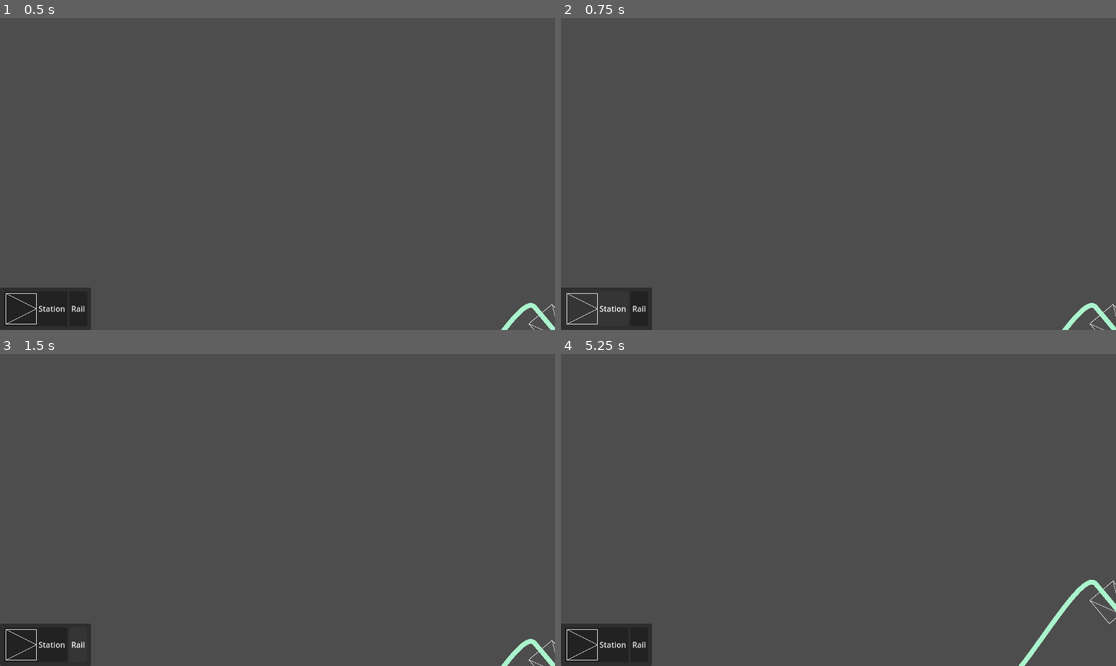
Above: before the commit, frames 1-4 (two rows, left to right).
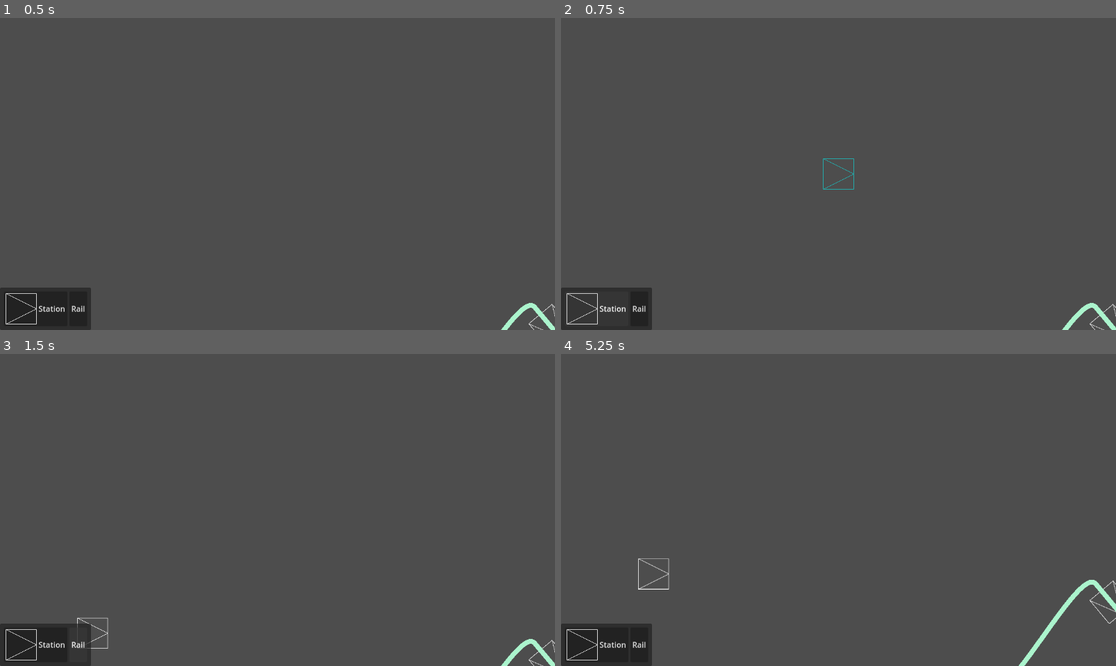
Above: after the commit, the same moments.

Repository: Vakrim/poszynach
Game: Godot game, scene res://main.tscn
The game is run twice, just before and just after one commit, with the same random seed, the same clock (stepped at 60 frames per second) and the same inputs.
Inputs (mouse positions are in pixels of both pictures, inside the frame that each line leads up to):
- Up to frame 1 (0.5 s): no input
- Up to frame 2 (0.75 s): click "Station" at 0.5 s
- Up to frame 3 (1.5 s): click "Rail" at 1.25 s
- Up to frame 4 (5.25 s): click "Station" at 2 s; click "Rail" at 2.75 s; click "Station" at 3.5 s; click "Rail" at 4.25 s; tap Enter at 5 s; move the mouse to (960, 494) at 5.02 s; hold S (camera_move_down) from 5.03 s (still down)

Frame 1 is identical in both runs. In frame 2, less than 0.1% of the frame differs, in the area x 47-53%, y 44-56%; in frame 3, less than 0.1%; in frame 4, 0.1%, in the area x 13-20%, y 65-76%.

Commit message:
station placing

Diff:
--- /dev/null
+++ b/building_input.gd
@@ -0,0 +1,62 @@
+class_name BuildingInput extends Node2D
+
+enum SelectedTool {
+  NONE,
+  STATION,
+  RAIL
+}
+
+@export var building_node: Node
+
+@onready var ghost = $GhostStation as Sprite2D
+
+var tool_orientation := 0
+
+var selected_tool: SelectedTool = SelectedTool.NONE
+
+func _process(_delta: float) -> void:
+    ghost.visible = selected_tool == SelectedTool.STATION
+
+    match selected_tool:
+        SelectedTool.STATION:
+            ghost.rotation = tool_orientation * PI / 2
+
+func _input(event: InputEvent) -> void:
+    if event is InputEventMouseMotion:
+        match selected_tool:
+            SelectedTool.STATION:
+                ghost.global_position = (get_global_mouse_position() / Station.SIZE).round() * Station.SIZE
+
+    if event.is_action_pressed("rotate_tool"):
+        tool_orientation += 1
+        tool_orientation %= 4
+
+    if event.is_action_pressed("counter_rotate_tool"):
+        tool_orientation -= 1
+        tool_orientation %= 4
+
+    if event.is_action_pressed("cancel_tool"):
+        selected_tool = SelectedTool.NONE
+
+    if event.is_action_pressed("place_tool"):
+        match selected_tool:
+            SelectedTool.STATION:
+                if get_station_at_location(ghost.global_position) == null:
+                    var station = preload("res://station/station.tscn").instantiate() as Station
+                    station.position = ghost.global_position
+                    station.rotation = tool_orientation * PI / 2
+                    building_node.add_child(station)
+                else:
+                    print("Station already exists at this location")
+
+func _on_station_button_pressed() -> void:
+    selected_tool = SelectedTool.STATION
+
+func _on_rail_button_pressed() -> void:
+    selected_tool = SelectedTool.RAIL
+
+func get_station_at_location(location: Vector2) -> Station:
+    for station in get_tree().get_nodes_in_group("stations"):
+        if station.position == location:
+            return station
+    return null
--- a/camera_2d.gd
+++ b/camera_2d.gd
@@ -9,51 +9,48 @@
 var is_dragging: bool = false
 
 func _ready():
-	zoom_target = zoom
+    zoom_target = zoom
 
 func _process(delta):
-	zoom_on_key_pressed(delta)
-	pan_on_key_pressed(delta)
-	click_and_drag()
+    zoom_on_key_pressed(delta)
+    pan_on_key_pressed(delta)
+    click_and_drag()
 
 func zoom_on_key_pressed(delta):
+    if Input.is_action_just_pressed("camera_zoom_in"):
+        zoom_target *= 1.1
 
-	if Input.is_action_just_pressed("camera_zoom_in"):
-		print('demo')
+    if Input.is_action_just_pressed("camera_zoom_out"):
+        zoom_target *= 0.9
 
-		zoom_target *= 1.1
-
-	if Input.is_action_just_pressed("camera_zoom_out"):
-		zoom_target *= 0.9
-
-	zoom = zoom.slerp(zoom_target, zoom_speed * delta)
+    zoom = zoom.slerp(zoom_target, zoom_speed * delta)
 
 func pan_on_key_pressed(delta):
-	var move_amount = Vector2.ZERO
-	if Input.is_action_pressed("camera_move_right"):
-		move_amount.x += 1
+    var move_amount = Vector2.ZERO
+    if Input.is_action_pressed("camera_move_right"):
+        move_amount.x += 1
 
-	if Input.is_action_pressed("camera_move_left"):
-		move_amount.x -= 1
+    if Input.is_action_pressed("camera_move_left"):
+        move_amount.x -= 1
 
-	if Input.is_action_pressed("camera_move_up"):
-		move_amount.y -= 1
+    if Input.is_action_pressed("camera_move_up"):
+        move_amount.y -= 1
 
-	if Input.is_action_pressed("camera_move_down"):
-		move_amount.y += 1
+    if Input.is_action_pressed("camera_move_down"):
+        move_amount.y += 1
 
-	move_amount = move_amount.normalized()
-	position += move_amount * delta * 1000 * (1 / zoom.x)
+    move_amount = move_amount.normalized()
+    position += move_amount * delta * 1000 * (1 / zoom.x)
 
 func click_and_drag():
-	if !is_dragging and Input.is_action_just_pressed("camera_pan"):
-		drag_start_mouse_pos = get_viewport().get_mouse_position()
-		drag_start_camera_pos = position
-		is_dragging = true
+    if !is_dragging and Input.is_action_just_pressed("camera_pan"):
+        drag_start_mouse_pos = get_viewport().get_mouse_position()
+        drag_start_camera_pos = position
+        is_dragging = true
 
-	if is_dragging and Input.is_action_just_released("camera_pan"):
-		is_dragging = false
+    if is_dragging and Input.is_action_just_released("camera_pan"):
+        is_dragging = false
 
-	if is_dragging:
-		var move_vector = get_viewport().get_mouse_position() - drag_start_mouse_pos
-		position = drag_start_camera_pos - move_vector * 1 / zoom.x
+    if is_dragging:
+        var move_vector = get_viewport().get_mouse_position() - drag_start_mouse_pos
+        position = drag_start_camera_pos - move_vector * 1 / zoom.x
--- a/main.tscn
+++ b/main.tscn
@@ -1,10 +1,11 @@
-[gd_scene load_steps=6 format=3 uid="uid://dw1lfjjy50q3f"]
+[gd_scene load_steps=7 format=3 uid="uid://dw1lfjjy50q3f"]
 
 [ext_resource type="PackedScene" uid="uid://big6vb18w4rqm" path="res://station/station.tscn" id="1_o7if4"]
 [ext_resource type="PackedScene" uid="uid://c1rx5iwr0xdrm" path="res://rail_connection/rail_connection.tscn" id="2_au8oa"]
 [ext_resource type="Script" path="res://camera_2d.gd" id="3_nxi0b"]
 [ext_resource type="Theme" uid="uid://b7dceiu384spx" path="res://theme.tres" id="4_8oag3"]
 [ext_resource type="Texture2D" uid="uid://ck30clohywxv1" path="res://station/station.png" id="4_l2cl8"]
+[ext_resource type="Script" path="res://building_input.gd" id="6_u2jdf"]
 
 [node name="Main" type="Node"]
 
@@ -48,13 +49,25 @@
 [node name="HBoxContainer" type="HBoxContainer" parent="UI/PanelContainer/MarginContainer"]
 layout_mode = 2
 
-[node name="Button" type="Button" parent="UI/PanelContainer/MarginContainer/HBoxContainer"]
+[node name="StationButton" type="Button" parent="UI/PanelContainer/MarginContainer/HBoxContainer"]
 layout_mode = 2
 focus_mode = 0
 text = "Station"
 icon = ExtResource("4_l2cl8")
 
-[node name="Button2" type="Button" parent="UI/PanelContainer/MarginContainer/HBoxContainer"]
+[node name="RailButton" type="Button" parent="UI/PanelContainer/MarginContainer/HBoxContainer"]
 layout_mode = 2
 focus_mode = 0
 text = "Rail"
+
+[node name="BuildingInput" type="Node2D" parent="." node_paths=PackedStringArray("building_node")]
+script = ExtResource("6_u2jdf")
+building_node = NodePath("..")
+
+[node name="GhostStation" type="Sprite2D" parent="BuildingInput"]
+visible = false
+modulate = Color(0, 1, 1, 0.666667)
+texture = ExtResource("4_l2cl8")
+
+[connection signal="pressed" from="UI/PanelContainer/MarginContainer/HBoxContainer/StationButton" to="BuildingInput" method="_on_station_button_pressed"]
+[connection signal="pressed" from="UI/PanelContainer/MarginContainer/HBoxContainer/RailButton" to="BuildingInput" method="_on_rail_button_pressed"]
--- a/project.godot
+++ b/project.godot
@@ -52,6 +52,26 @@
 "events": [Object(InputEventMouseButton,"resource_local_to_scene":false,"resource_name":"","device":-1,"window_id":0,"a …(253 unchanged characters)…
 ]
 }
+rotate_tool={
+"deadzone": 0.5,
+"events": [Object(InputEventKey,"resource_local_to_scene":false,"resource_name":"","device":-1,"window_id":0,"alt_pressed":false,"shift_pressed":false,"ctrl_pressed":false,"meta_pressed":false,"pressed":false,"keycode":0,"physical_keycode":82,"key_label":0,"unicode":114,"location":0,"echo":false,"script":null)
+]
+}
+counter_rotate_tool={
+"deadzone": 0.5,
+"events": [Object(InputEventKey,"resource_local_to_scene":false,"resource_name":"","device":-1,"window_id":0,"alt_pressed":false,"shift_pressed":false,"ctrl_pressed":false,"meta_pressed":false,"pressed":false,"keycode":0,"physical_keycode":69,"key_label":0,"unicode":101,"location":0,"echo":false,"script":null)
+]
+}
+cancel_tool={
+"deadzone": 0.5,
+"events": [Object(InputEventKey,"resource_local_to_scene":false,"resource_name":"","device":-1,"window_id":0,"alt_pressed":false,"shift_pressed":false,"ctrl_pressed":false,"meta_pressed":false,"pressed":false,"keycode":0,"physical_keycode":81,"key_label":0,"unicode":113,"location":0,"echo":false,"script":null)
+]
+}
+place_tool={
+"deadzone": 0.5,
+"events": [Object(InputEventMouseButton,"resource_local_to_scene":false,"resource_name":"","device":-1,"window_id":0,"alt_pressed":false,"shift_pressed":false,"ctrl_pressed":false,"meta_pressed":false,"button_mask":0,"position":Vector2(0, 0),"global_position":Vector2(0, 0),"factor":1.0,"button_index":1,"canceled":false,"pressed":false,"double_click":false,"script":null)
+]
+}
 
 [rendering]
 
--- a/rail_connection/rail_connection.gd
+++ b/rail_connection/rail_connection.gd
@@ -2,40 +2,40 @@
 extends Path2D
 
 @export var start_station: Station:
-	set(new_station):
-		start_station = new_station
-		update_connection()
+    set(new_station):
+        start_station = new_station
+        update_connection()
 
 @export var end_station: Station:
-	set(new_station):
-		end_station = new_station
-		update_connection()
+    set(new_station):
+        end_station = new_station
+        update_connection()
 
 @export var station_entrance_length: float = 50:
-	set(new_length):
-		station_entrance_length = new_length
-		update_connection()
+    set(new_length):
+        station_entrance_length = new_length
+        update_connection()
 
 func update_connection() -> void:
-	if !start_station || !end_station:
-		return
+    if !start_station || !end_station:
+        return
 
-	curve.clear_points()
+    curve.clear_points()
 
-	var start_station_step = Vector2.from_angle(start_station.rotation) * station_entrance_length
+    var start_station_step = Vector2.from_angle(start_station.rotation) * station_entrance_length
 
-	curve.add_point(start_station.global_position)
+    curve.add_point(start_station.global_position)
 
-	curve.add_point(start_station.global_position + start_station_step, Vector2.ZERO, start_station_step)
+    curve.add_point(start_station.global_position + start_station_step, Vector2.ZERO, start_station_step)
 
-	var end_station_step = Vector2.from_angle(end_station.rotation + PI) * station_entrance_length
+    var end_station_step = Vector2.from_angle(end_station.rotation + PI) * station_entrance_length
 
-	curve.add_point(end_station.global_position + end_station_step, end_station_step, Vector2.ZERO)
+    curve.add_point(end_station.global_position + end_station_step, end_station_step, Vector2.ZERO)
 
-	curve.add_point(end_station.global_position)
+    curve.add_point(end_station.global_position)
 
-	if $ConnectionLine:
-		$ConnectionLine.points = curve.get_baked_points()
+    if $ConnectionLine:
+        $ConnectionLine.points = curve.get_baked_points()
 
 func _ready() -> void:
-	update_connection()
+    update_connection()
--- a/station/station.gd
+++ b/station/station.gd
@@ -1 +1,3 @@
 class_name Station extends Sprite2D
+
+static var SIZE := 64
--- a/station/station.tscn
+++ b/station/station.tscn
@@ -3,6 +3,6 @@
 [ext_resource type="Texture2D" uid="uid://ck30clohywxv1" path="res://station/station.png" id="1_swndr"]
 [ext_resource type="Script" path="res://station/station.gd" id="2_gs17t"]
 
-[node name="Station" type="Sprite2D"]
+[node name="Station" type="Sprite2D" groups=["stations"]]
 texture = ExtResource("1_swndr")
 script = ExtResource("2_gs17t")
